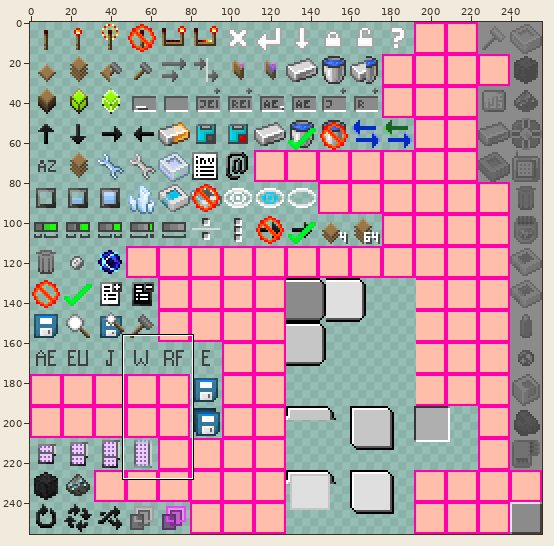
Sprite sheet -- src/main/resources/assets/ae2/textures/guis/states.png. The first picture is a wide view before the edit; the outline marks the close-up.
Close-up. Before the commit:
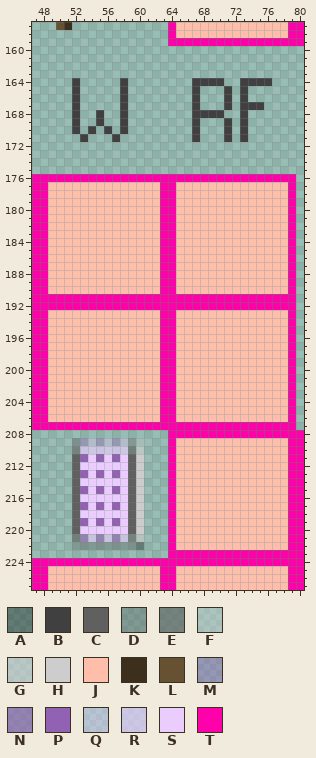
The file is 256x256 pixels. Pixels under 10% opacity are left out. Colours within 5 levels of each other are drawn and written as one. Shown: x 47..80, y 157..227.
Palette (. is transparent): A #1a1a1a68  B #404040  C #606060  D #63636368  E #636363a6  F #cdcdcd68  G #cdcdcda3  H #cdcdcd  J #ffbeaa  K #3c2f1c  L #665133  M #9162b368  N #9162b3a3  P #9162b3  Q #eaccff68  R #eaccffa3  S #eaccff  T #ff00aa
Now the later version:
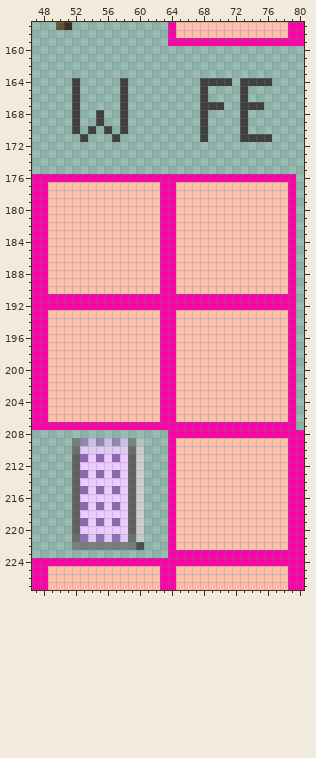
From old to new:
Colour A changes from #1a1a1a68 to #1a1a1aa6.
Colour D changes from #63636368 to #636363a6.
Colour E changes from #636363a6 to #636363de.
Colour F changes from #cdcdcd68 to #cdcdcda3.
Colour G changes from #cdcdcda3 to #cdcdcdde.
Colour M changes from #9162b368 to #9162b3a3.
Colour N changes from #9162b3a3 to #9162b3de.
Colour Q changes from #eaccff68 to #eaccffa3.
Colour R changes from #eaccffa3 to #eaccffde.
The edit adds colour B in row 164 at x 71; in rows 165 to 166 at x 68; in row 167 at x 68 to 70; in rows 169 to 170 at x 68; in row 171 at x 68 and 74 to 76.
Colour B is gone in row 164 at x 67; in rows 165 to 167 at x 67 and 71; in row 168 at x 67 and 69 to 70; in rows 169 to 171 at x 67 and 71.
Pixel boxes of the changes (left, top, right, bottom) in both close-ups:
changed: (192, 78, 272, 142)
changed: (72, 438, 144, 454)
changed: (72, 534, 144, 550)
